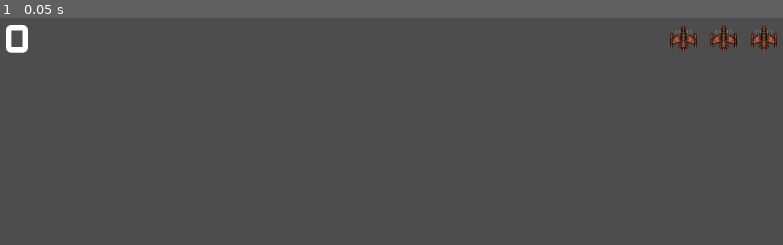
Above: before the commit, frame 1.
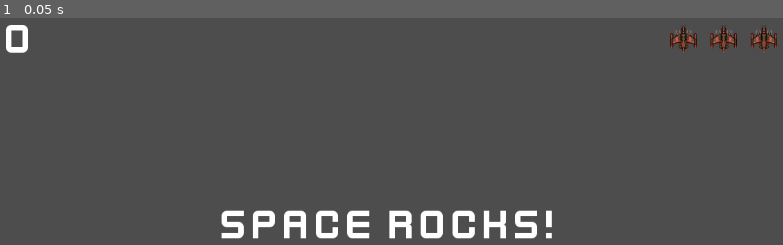
Above: after the commit, the same moment.

Repository: R2Road/book_godot4_game_development_projects
Game: Godot game, scene res://hud.tscn
Two runs of this game, one before a commit and one after it. Both use one fixed random seed, a clock stepped at 60 frames per second and the inputs below. This scene is started directly instead of the project's main scene.
Inputs:
- Up to frame 1 (0.05 s): no input

The runs differ from the first frame. In frame 1, 2.6% of the frame differs, in the area x 28-71%, y 84-98%.

Commit message:
add child node : hud > vboxcontainer > label | Message

Diff:
--- a/chapter_3_space_rock/hud.tscn
+++ b/chapter_3_space_rock/hud.tscn
@@ -1,9 +1,13 @@
-[gd_scene load_steps=4 format=3 uid="uid://c2ibgweqkw4vg"]
+[gd_scene load_steps=5 format=3 uid="uid://c2ibgweqkw4vg"]
 
 [ext_resource type="FontFile" uid="uid://cg8kr11cqrt5s" path="res://assets/kenvector_future_thin.ttf" id="1_jttfi"]
 [ext_resource type="Texture2D" uid="uid://de8w1i6h36eun" path="res://assets/player_small.png" id="2_lguu8"]
 
 [sub_resource type="LabelSettings" id="LabelSettings_uj435"]
+font = ExtResource("1_jttfi")
+font_size = 64
+
+[sub_resource type="LabelSettings" id="LabelSettings_pkd38"]
 font = ExtResource("1_jttfi")
 font_size = 64
 
@@ -59,3 +63,9 @@
 grow_horizontal = 2
 grow_vertical = 2
 theme_override_constants/separation = 100
+
+[node name="Message" type="Label" parent="VBoxContainer"]
+layout_mode = 2
+text = "Space Rocks!"
+label_settings = SubResource("LabelSettings_pkd38")
+horizontal_alignment = 1
